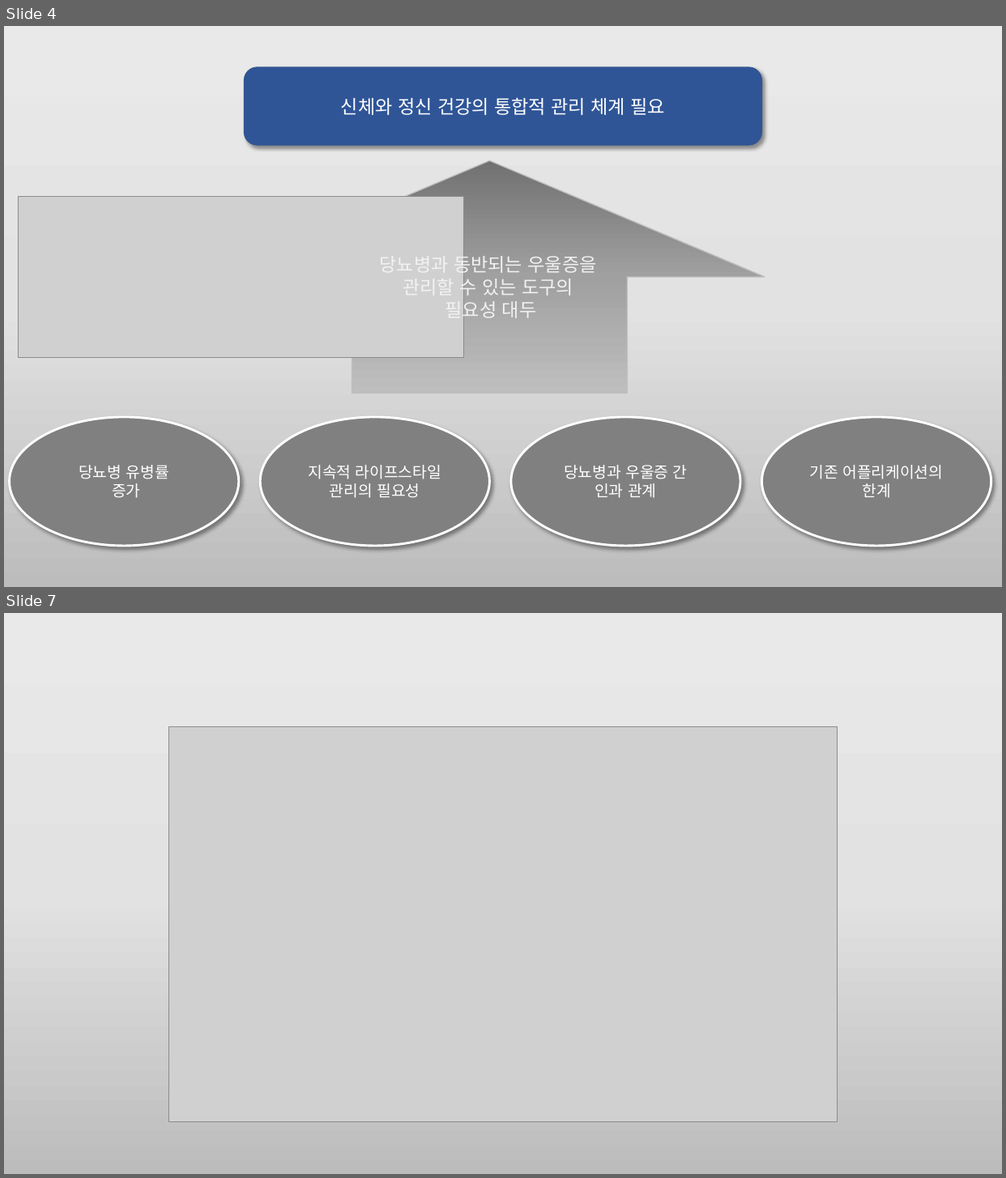
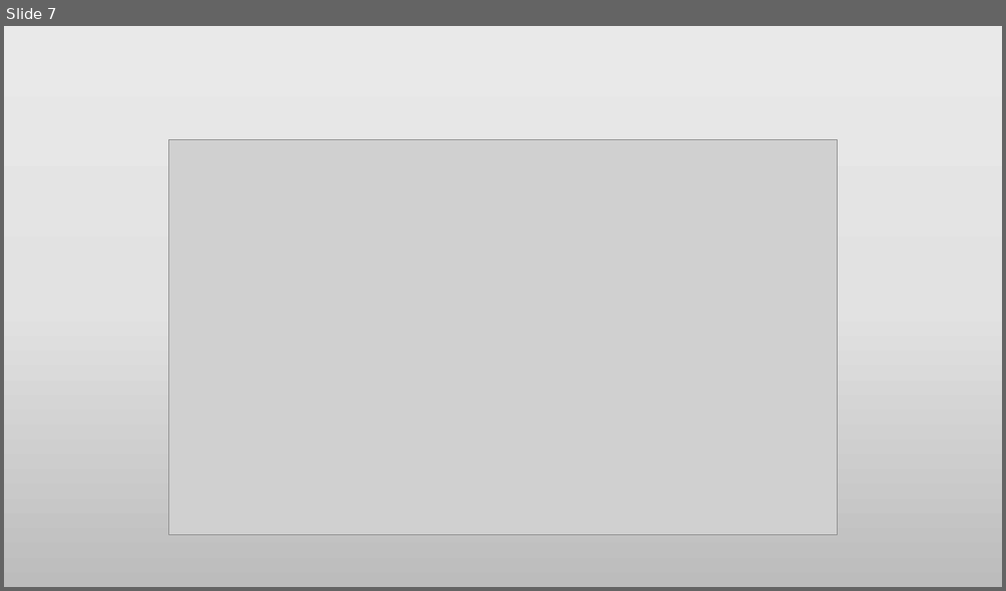
Before and after one commit to HJSUNG/capstone-design_2019, a slide deck: Documents/캡스톤_6조_1주차.pptx. Shown one above the other, each under a label of ours: slides 4 and 7 before the commit, slide 7 after it; the slides between them are not shown. The pictures are 1006x1178 and 1006x591 pixels, drawn with LibreOffice and Linux fonts; fonts in the diff are those of the drawing; grey boxes stand for pictures. Boxes give left, top, right and bottom in pixels: in the first picture for what was removed or moved away, otherwise in the second. Text is boxed around its words. In the diff, an @@ line names an element or a change of style, - is before the commit and + after.

```diff
--- a/Documents/캡스톤_6조_1주차.pptx
+++ b/Documents/캡스톤_6조_1주차.pptx
@@ slide 4 removed at bbox=[4, 26, 1002, 587], background gradient #EBEAEA to #E4E3E3 to #BDBCBC @@
@@ rounded rectangle removed at bbox=[245, 67, 761, 145] @@
-신체와 정신 건강의 통합적 관리 체계 필요
@@ up arrow removed at bbox=[215, 160, 765, 394] @@
@@ picture removed at bbox=[19, 196, 463, 357] @@
@@ text removed at bbox=[445, 253, 597, 322] @@
-당뇨병과 동반되는 우울증을 관리할 수 있는 도구의
-필요성 대두
@@ ellipse removed at bbox=[9, 417, 239, 546] @@
-당뇨병 유병률
-증가
@@ ellipse removed at bbox=[260, 417, 490, 546] @@
-지속적 라이프스타일 관리의 필요성
@@ ellipse removed at bbox=[511, 417, 740, 546] @@
-당뇨병과 우울증 간 인과 관계
@@ ellipse removed at bbox=[761, 417, 991, 546] @@
-기존 어플리케이션의 한계
```
Also in this commit, not shown: 4 slides changed, 4 slides added, 3 other slides removed.
